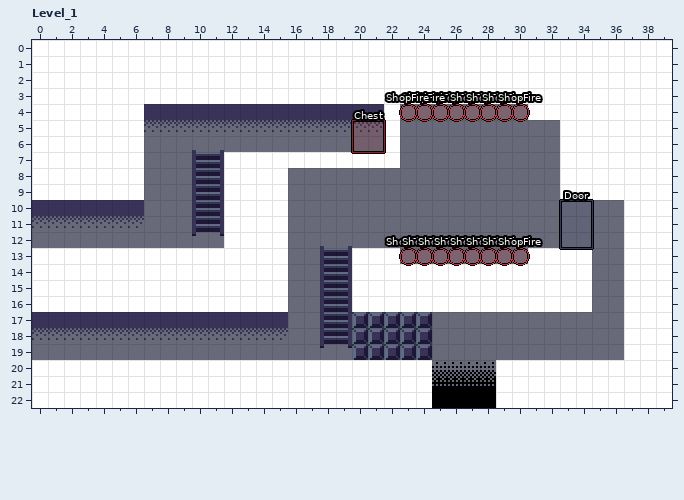
Level history. LDtk project: content/ldtk/zelda_world.ldtk. Above: the version before the commit.
Cells are 8x8 px. Shown: Level_1 x 0..39, y 0..22.
After the commit:
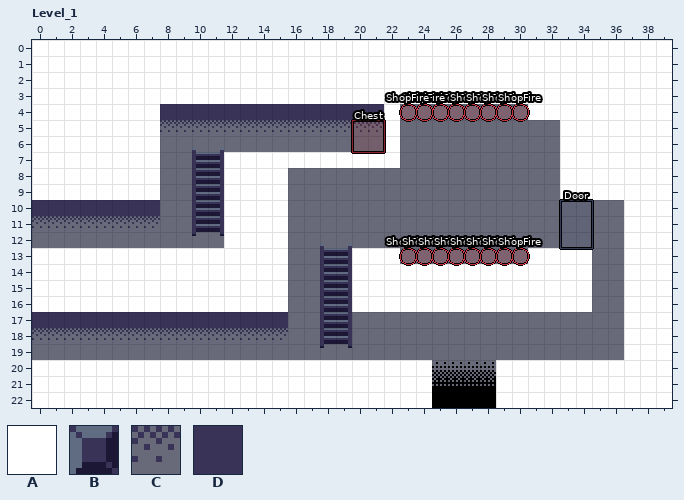
Key: from "Collision": A 1; from "Tilemap": B 1, C 41, D 43.
_ is an empty cell, # one hidden under a higher layer.
Difference:
{"where": "layer \"Tiles\""}
{"y":4,"x":7,"old":"D","new":"#"}
{"y":5,"x":7,"old":"C","new":"#"}
{"y":10,"x":7,"old":"_","new":"D"}
{"y":11,"x":7,"old":"_","new":"C"}
{"y":17,"x":20,"old":"BBBBB","new":"_____"}
{"y":18,"x":20,"old":"BBBBB","new":"_____"}
{"y":19,"x":20,"old":"BBBBB","new":"_____"}
{"where": "layer \"Collision\""}
{"y":4,"x":7,"old":"_","new":"A"}
{"y":5,"x":7,"old":"_","new":"A"}
{"y":6,"x":7,"old":"_","new":"A"}
{"y":7,"x":7,"old":"_","new":"A"}
{"y":8,"x":7,"old":"_","new":"A"}
{"y":9,"x":7,"old":"_","new":"A"}
